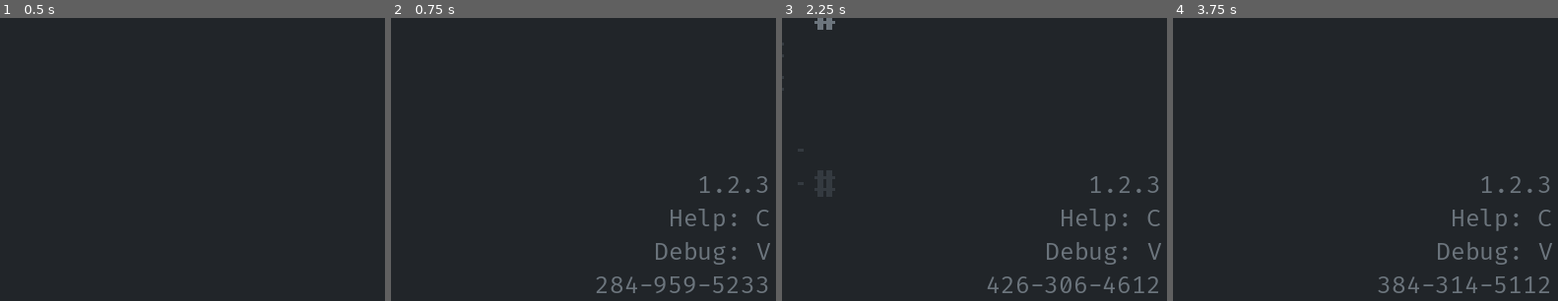
Above: before the commit, frames 1-4 (left to right).
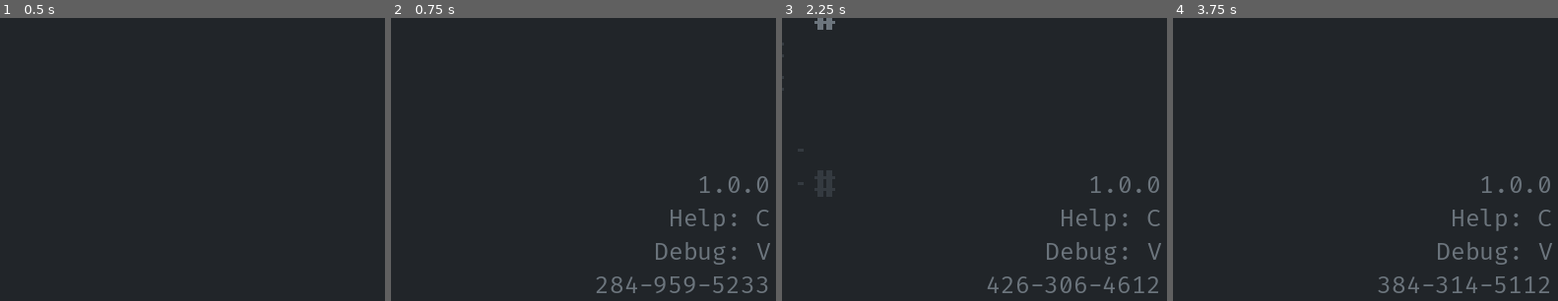
Above: after the commit, the same moments.

Repository: Bozar/godot-4-roguelike-demo
Game: Godot game, scene res://scene/main/main_screen.tscn
Same seed, same stepped clock (60 frames per second), same inputs: the game is played once before the commit and once after it.
Inputs:
- Up to frame 1 (0.5 s): no input
- Up to frame 2 (0.75 s): tap Space (aim) at 0.5 s; hold Right (move_right) from 0.53 s (still down); tap 1 (add_ammo) at 0.6 s
- Up to frame 3 (2.25 s): tap O (restart_game) at 1.25 s; release Right (move_right) at 1.28 s; hold Down (move_down) 1.28-2.03 s; tap 2 (add_combo) at 1.35 s; tap Space (aim) at 2, 2.1 s; hold Right (move_right) from 2.03 s (still down)
- Up to frame 4 (3.75 s): tap O (restart_game) at 2.75 s; release Right (move_right) at 2.78 s; hold Up (move_up) 2.78-3.53 s; tap R (replay_game) at 2.85 s; tap Space (aim) at 3.5 s; hold Left (move_left) from 3.53 s (still down); tap 1 (add_ammo) at 3.6 s
The pictures show only the part of the screen within x 50-100%, y 50-100%; the shares and areas given below are measured in that part.

Frame 1 is identical in both runs. In frame 2, 0.2% of the frame differs, in the area x 87-98%, y 55-62%; in frame 3, 0.2%; in frame 4, 0.2%.

Commit message:
Show wizard mode status on main screen.

Diff:
--- a/scene/main/footnote_label.gd
+++ b/scene/main/footnote_label.gd
@@ -2,7 +2,8 @@
 extends CustomLabel
 
 
-const VERSION: String = "1.2.3"
+const VERSION: String = "1.0.0"
+const WIZARD_MODE: String = "+"
 const HELP: String = "Help: C"
 const DEBUG: String = "Debug: V"
 
@@ -16,6 +17,8 @@
 
 
 func _get_version() -> String:
+    if TransferData.wizard_mode:
+        return WIZARD_MODE + VERSION
     return VERSION
 
 
